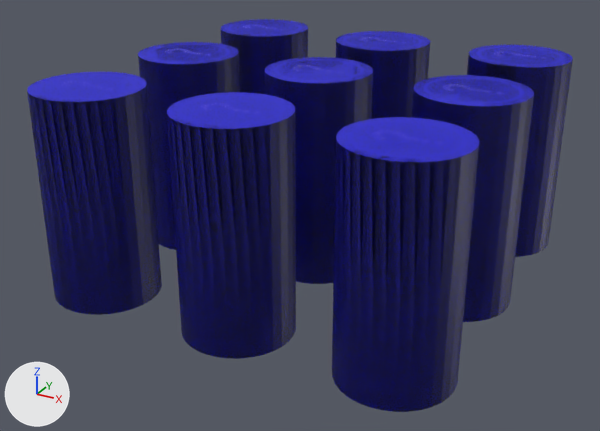
The FBX model Sorrow/Assets/Models/ElevatorScene/KeyPad.fbx: old version first, new version second.
Camera for both pictures: a camera (50 mm lens) standing at (0.357, -0.686, 0.289) and looking at (-0.007, -0.024, -0.042). The axes (+X, +Y, +Z) are drawn at lower left. The lights are the same throughout. Where no turn or scale is listed for an object, it has been applied to the vertices.

In view in the first picture: 'Button.001'.
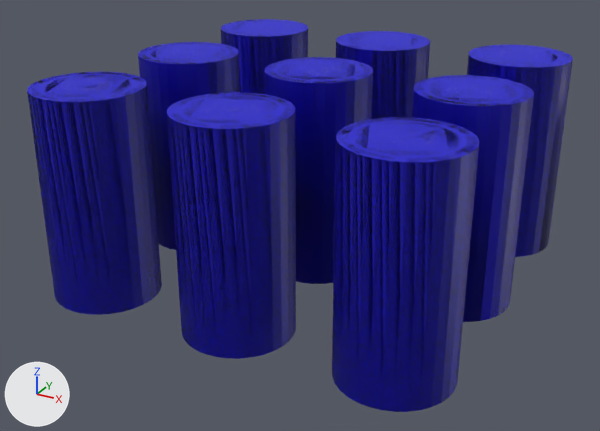
Patch to the scene script:
```diff
--- a/Sorrow/Assets/Models/ElevatorScene/KeyPad.fbx.py
+++ b/Sorrow/Assets/Models/ElevatorScene/KeyPad.fbx.py
@@ img_keypadnumbers_png @@
+img_keypadnumbers_png = load_image('KeyPadNumbers.png', '_unpacked/KeyPadNumbers.png', 288, 288, 'sRGB')
@@ mat_buttonmaterial @@
 mat_buttonmaterial = principled_material('ButtonMaterial')
-mat_buttonmaterial.texture = img_questionmark_png  # with its transparency
+mat_buttonmaterial.texture = img_keypadnumbers_png  # with its transparency
@@ me_cylinder_009 @@
 # used by ob_button_001; location = (0.0, 0.0, 0.0)
-me_cylinder_009.from_pydata(...)  # 2304 vertices, 1764 faces; spans x -0.201..0.201, y -0.201..0.201, z -0.1..0.1
+me_cylinder_009.from_pydata(...)  # 2253 vertices, 1764 faces; spans x -0.201..0.201, y -0.201..0.201, z -0.1..0.1
+# me_cylinder_009 part 1: 33 vertices removed from x -0.192..0.192, y -0.051..-0.028, z -0.1
+# me_cylinder_009 part 2: 30 vertices removed from x -0.201..0.201, y 0.122..0.16, z -0.1
+# me_cylinder_009 part 3: 524 kept faces spanning x -0.201..0.201, y -0.201..0.201, z -0.1..0.1 get new texture (UV) coordinates
+# me_cylinder_009 part 4: 219 faces spanning x -0.201..0.201, y -0.201..0.201, z -0.1..0.1 switch from mat_buttonmaterial (picture img_questionmark_png) to mat_outline (blue #0b00cf)
+# me_cylinder_009 part 5: 297 faces spanning x -0.201..0.201, y -0.201..0.201, z -0.1..0.1 switch from mat_outline (blue #0b00cf) to mat_buttonmaterial (picture img_keypadnumbers_png)
 me_cylinder_009.materials.append(mat_button1)
```

Where the change shows, as pixel boxes [x1, y1, x2, y2] in the pictures (600 x 431 px):
'Button.001', surface changed: [28, 19, 573, 412] in both
part 1 of me_cylinder_009, deleted (blue): before [138, 56, 521, 322]
part 2 of me_cylinder_009, deleted (blue): before [221, 29, 573, 256]
part 3 of me_cylinder_009, surface changed: before [42, 21, 560, 156]; after [42, 21, 558, 156]
part 4 of me_cylinder_009, recoloured: [28, 30, 547, 412] in both
part 5 of me_cylinder_009, recoloured: before [28, 31, 572, 412]; after [28, 29, 573, 412]
